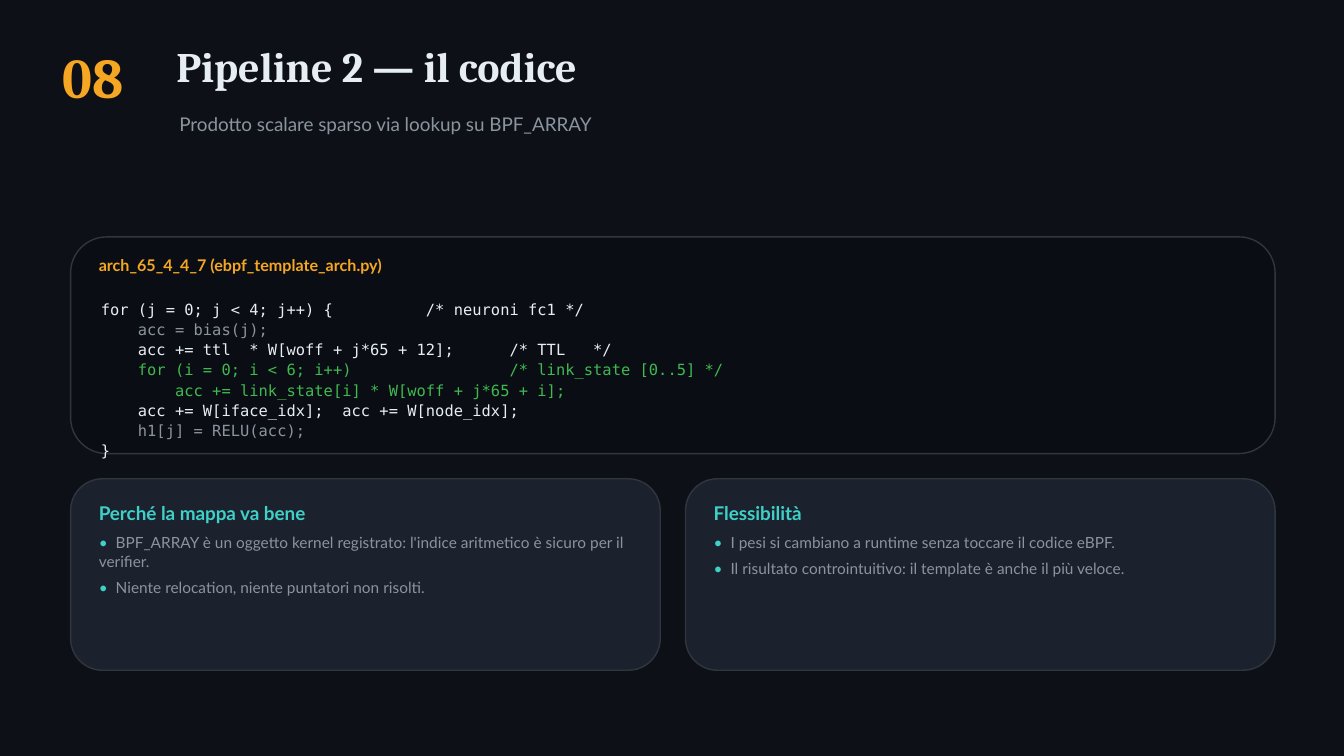
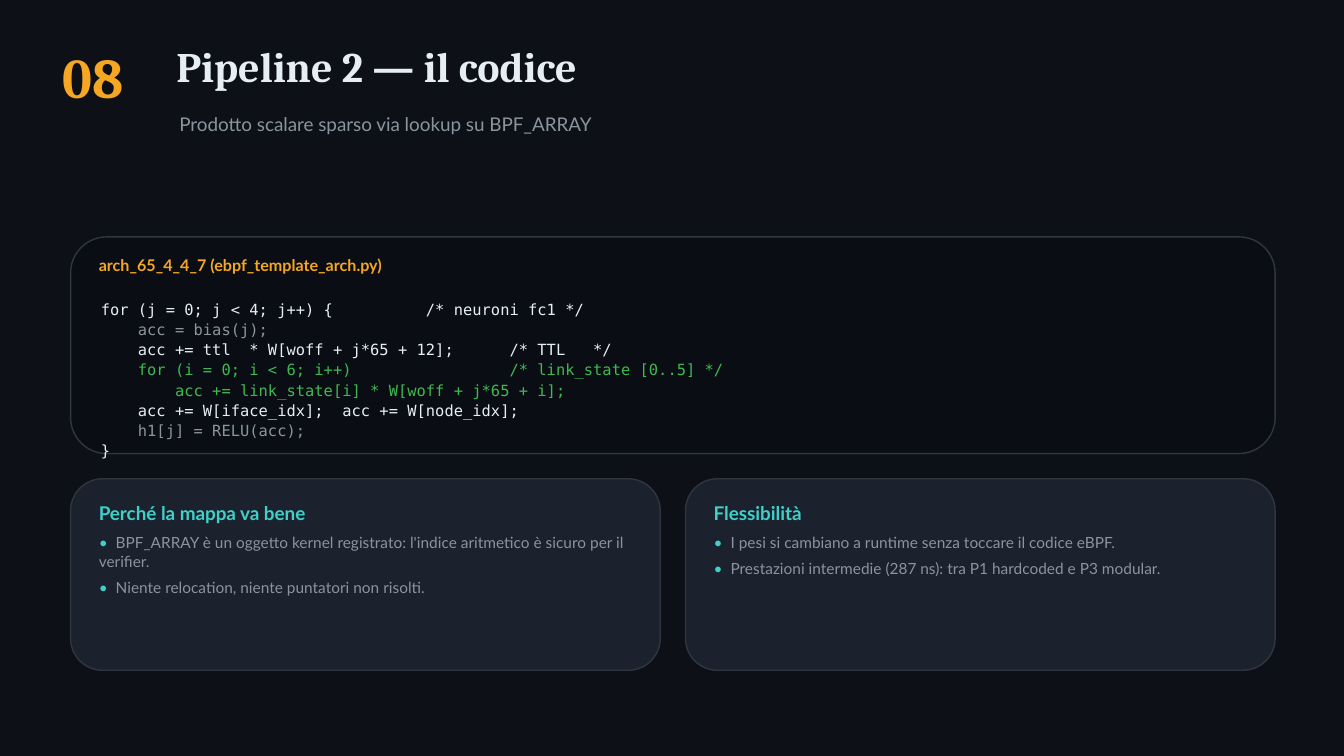
Before and after one commit to ettore-cantile/ipa_lab, a slide deck: slide 9 of docs/IPA_eBPF_pipelines.pptx. Drawn at 1344x756 pixels with LibreOffice and Linux fonts; fonts in the diff are those of the drawing. Boxes give left, top, right and bottom in pixels: in the first picture for what was removed or moved away, otherwise in the second. Text is boxed around its words. In the diff, an @@ line names an element or a change of style, - is before the commit and + after.

```diff
--- a/docs/IPA_eBPF_pipelines.pptx
+++ b/docs/IPA_eBPF_pipelines.pptx
@@ text at (731, 562, 1161, 576): text changed @@
-• Il risultato controintuitivo: il template è anche il più veloce.
+• Prestazioni intermedie (287 ns): tra P1 hardcoded e P3 modular.
```
Also in this commit, not shown: 2 other slides changed, 3 other files.
